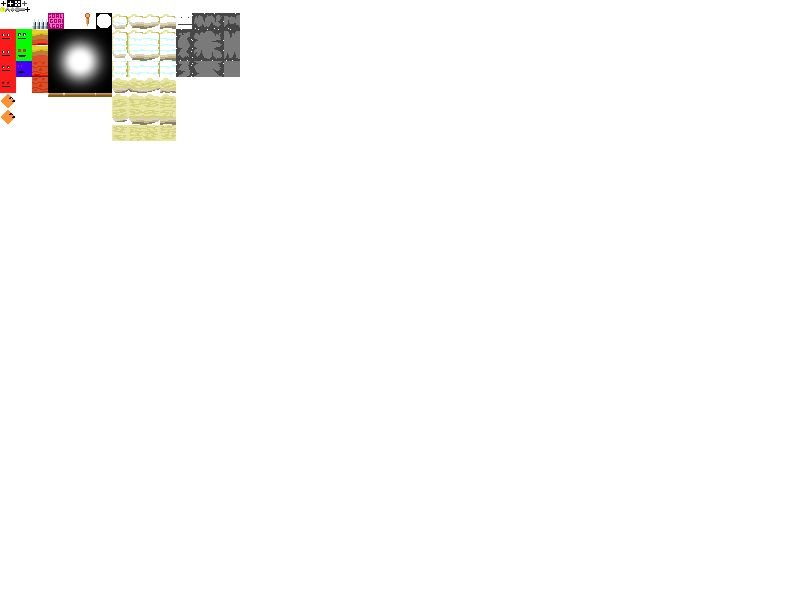
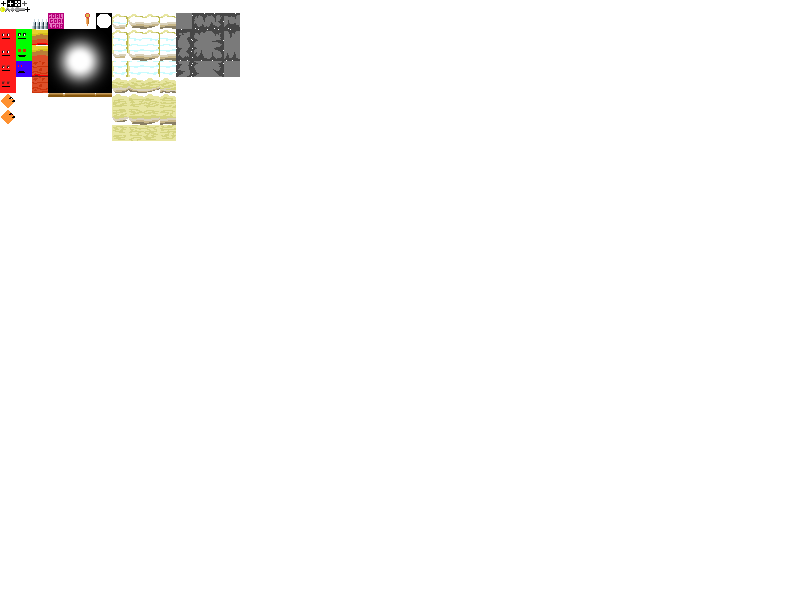
Comparing the layer stacks of the two 800 × 600 images. Changes:
painted on "StoneLayerNone" over [176, 13, 192, 29]
